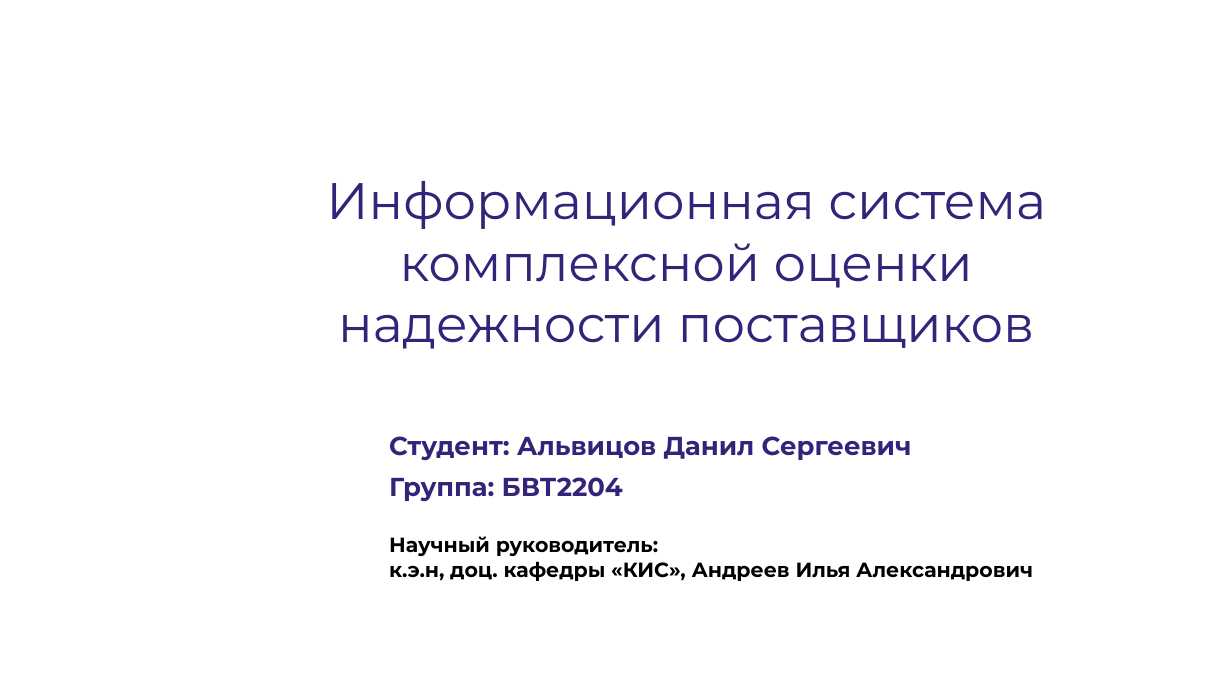
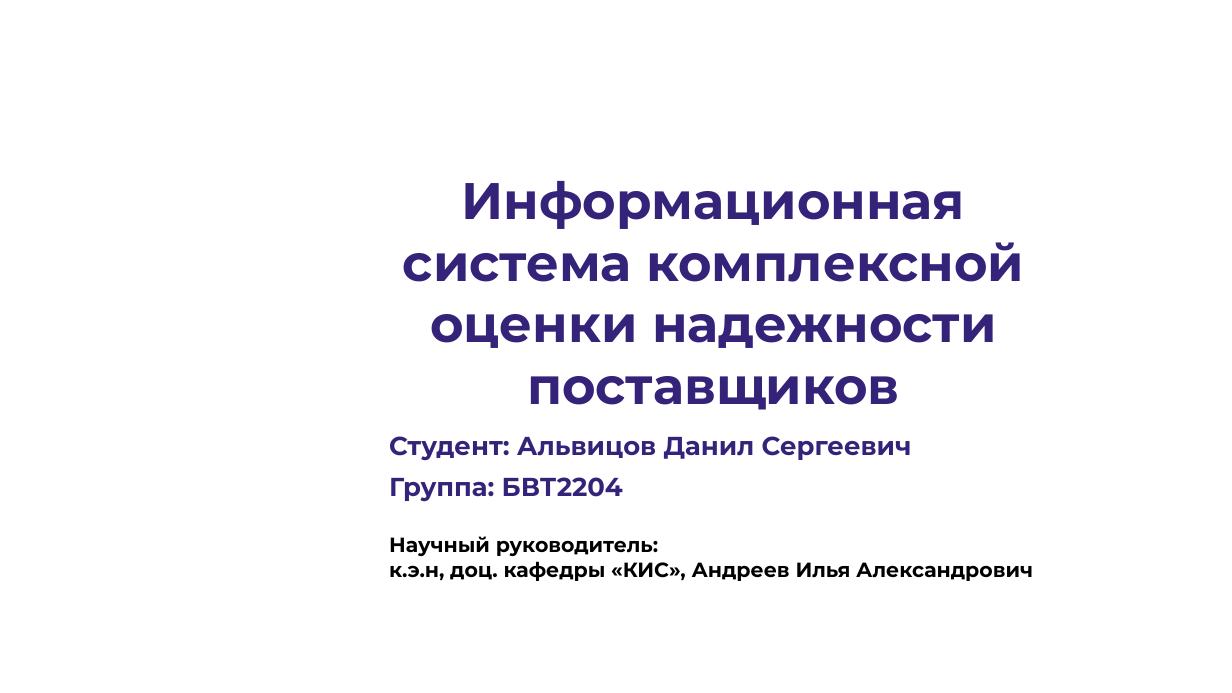
Before and after one commit to lilvolcanointhenighttime/diplom, a slide deck: slide 1 of Презентация.pptx. Drawn at 1232x693 pixels with LibreOffice and Linux fonts; fonts in the diff are those of the drawing; background and template pictures are left out. Boxes give left, top, right and bottom in pixels: in the first picture for what was removed or moved away, otherwise in the second. Text is boxed around its words. In the diff, an @@ line names an element or a change of style, - is before the commit and + after.

```diff
--- a/Презентация.pptx
+++ b/Презентация.pptx
@@ title "Информационная система комплексной оценки надежности ...": place and size @@
-title "Информационная система комплексной оценки надежности ..." at (326, 181, 1046, 349)
+title "Информационная система комплексной оценки надежности ..." at (403, 181, 1024, 410)
@@ title "Информационная система комплексной оценки надежности ..." at (403, 181, 1024, 410): bold on @@
```
Also in this commit, not shown: 9 other slides changed, 3 other files.
